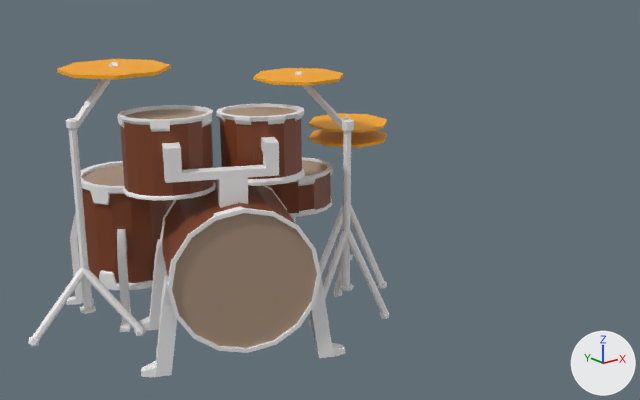
The FBX model Assets/03Prefabs_instruments/Bateria.fbx as it was, and as the next commit left it.
Rendered twice from a 50 mm camera at (-28.1, -24.8, 13.3) aimed at (-7.6, 0.8, 3.0). The lights are fixed; the arrows at lower right show +X, +Y and +Z. Where no turn or scale is listed for an object, it has been applied to the vertices.
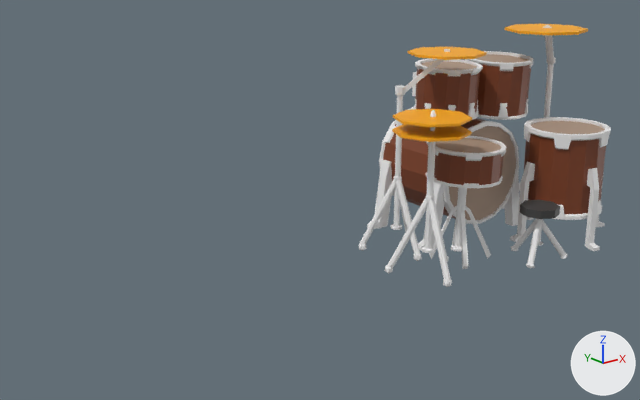
Where the change shows, as pixel boxes [x1, y1, x2, y2] in the pictures (640 x 400 px):
'Cylinder.041', moved, turned
    before: [160, 179, 321, 353]
    after: [379, 107, 520, 224]
'Cylinder.044', moved, turned
    before: [66, 161, 174, 332]
    after: [510, 117, 611, 251]
'Cylinder.043', moved, turned
    before: [117, 105, 216, 201]
    after: [465, 51, 534, 120]
'Cylinder.042', moved, turned
    before: [216, 103, 305, 186]
    after: [413, 59, 483, 120]
'Cylinder.045', moved, turned
    before: [266, 157, 333, 224]
    after: [425, 136, 507, 269]
'Cube.027', moved, turned
    before: [138, 239, 346, 377]
    after: [367, 159, 519, 250]
'Cylinder.053', moved, turned
    before: [295, 71, 389, 326]
    after: [359, 49, 450, 261]
'Cylinder.057', moved, turned
    before: [28, 62, 146, 347]
    after: [502, 25, 556, 209]
'Cube.028', moved, turned
    before: [162, 137, 279, 208]
    after: [412, 72, 417, 96]
'Cylinder.047', moved, turned
    before: [319, 115, 387, 289]
    after: [385, 110, 452, 287]
'Cylinder.062', moved, turned
    before: [57, 59, 171, 79]
    after: [505, 24, 588, 35]
'Cylinder.064', moved, turned
    before: [309, 113, 387, 133]
    after: [393, 109, 472, 127]
'Cylinder.063', moved, turned
    before: [253, 68, 343, 85]
    after: [408, 46, 486, 60]
'Cylinder.065', moved, turned
    before: [309, 130, 386, 147]
    after: [392, 124, 472, 142]
'Cylinder.060', moved (not visible before)
    after: [511, 219, 568, 268]
'Cylinder.061', moved (not visible before)
    after: [520, 200, 560, 246]
'Cube.026', added
    after: [414, 99, 478, 118]
'Cube.036', added
    after: [498, 99, 528, 117]

What changed in the scene script:
```text
Change ob_cylinder_044:
    ob_cylinder_044.location: (-14.57, 2.87, 3.01) -> (3.82, -2.1, 3.01)
    ob_cylinder_044.rotation_euler: (0.0, -3.142, -0.436) -> (3.142, 0.0, -0.0491)  # degrees (0, -180, -25) -> degrees (180, 0, -2.8)
Change ob_cylinder_063:
    ob_cylinder_063.location: (-9.95, -1.03, 8.31) -> (-1.92, -0.23, 8.31)
    ob_cylinder_063.rotation_euler: (-3.142, 0.0, -0.436) -> (0.0, 3.142, -0.0491)  # degrees (-180, 0, -25) -> degrees (0, 180, -2.8)
Change ob_cylinder_057:
    ob_cylinder_057.location: (-16.66, 0.67, 1.55) -> (4.93, 0.73, 1.55)
    ob_cylinder_057.rotation_euler: (0.013, 0.777, 2.22) -> (0.013, 0.777, -0.535)  # degrees (0.7, 45, 127) -> degrees (0.7, 45, -31)
Change ob_cylinder_047:
    ob_cylinder_047.location: (-6.92, -1.14, 1.55) -> (-4.78, -1.26, 1.55)
    ob_cylinder_047.rotation_euler: (0.0, 0.46, 2.013) -> (0.0, 0.46, -0.742)  # degrees (0, 26, 115) -> degrees (0, 26, -43)
Change ob_cube_028:
    ob_cube_028.location: (-13.9, -2.85, 5.04) -> (1.05, 2.95, 5.04)
    ob_cube_028.rotation_euler: (-1.571, 0.0, 2.706) -> (-1.571, 0.0, -0.0491)  # degrees (-90, 0, 155) -> degrees (-90, 0, -2.8)
Change ob_cylinder_061:
    ob_cylinder_061.location: (-10.96, 2.9, 1.26) -> (0.5, -3.49, 1.26)
Change ob_cylinder_042:
    ob_cylinder_042.location: (-12.05, -1.75, 6.48) -> (-0.26, 1.23, 6.48)
    ob_cylinder_042.rotation_euler: (0.044, 3.142, -0.436) -> (-3.098, 0.0, -0.0491)  # degrees (2.5, 180, -25) -> degrees (-178, 0, -2.8)
Change ob_cylinder_043:
    ob_cylinder_043.location: (-14.75, -0.44, 6.33) -> (2.74, 1.03, 6.33)
    ob_cylinder_043.rotation_euler: (0.0443, 3.142, -0.436) -> (-3.097, 0.0, -0.0491)  # degrees (2.5, 180, -25) -> degrees (-177, 0, -2.8)
Change ob_cylinder_064:
    ob_cylinder_064.location: (-7.25, -0.45, 6.25) -> (-4.21, -1.78, 6.25)
    ob_cylinder_064.rotation_euler: (-3.142, 0.0, -0.436) -> (0.0, 3.142, -0.0491)  # degrees (-180, 0, -25) -> degrees (0, 180, -2.8)
Change ob_cylinder_062:
    ob_cylinder_062.location: (-15.5, 1.38, 8.82) -> (4.12, -0.37, 8.82)
    ob_cylinder_062.rotation_euler: (-3.142, 0.0, -0.436) -> (0.0, 3.142, -0.0491)  # degrees (-180, 0, -25) -> degrees (0, 180, -2.8)
Change ob_cube_027:
    ob_cube_027.location: (-14.61, 0.48, 2.56) -> (2.96, 0.13, 2.56)
    ob_cube_027.rotation_euler: (1.571, -2.69, -0.436) -> (-1.571, -0.451, -0.0491)  # degrees (90, -154, -25) -> degrees (-90, -26, -2.8)
Change ob_cylinder_060:
    ob_cylinder_060.location: (-11.3, 2.19, 0.85) -> (0.54, -2.7, 0.85)
Change ob_cylinder_045:
    ob_cylinder_045.location: (-9.54, 0.11, 4.09) -> (-1.88, -1.44, 4.09)
    ob_cylinder_045.rotation_euler: (0.0186, 3.119, -0.435) -> (-3.123, 0.0221, -0.0487)  # degrees (1.1, 179, -25) -> degrees (-179, 1.3, -2.8)
Change ob_cylinder_053:
    ob_cylinder_053.location: (-9.16, -2.65, 2.63) -> (-3.27, 0.98, 2.63)
    ob_cylinder_053.rotation_euler: (0.0, 0.0, 0.0392) -> (0.0, 0.0, -2.716)  # degrees (0, 0, 2.2) -> degrees (0, 0, -156)
Change ob_cylinder_041:
    ob_cylinder_041.location: (-13.34, -2.01, 2.84) -> (0.84, 1.96, 2.84)
    ob_cylinder_041.rotation_euler: (-1.571, 0.0, 2.706) -> (-1.571, 0.0, -0.0491)  # degrees (-90, 0, 155) -> degrees (-90, 0, -2.8)
Change ob_cylinder_065:
    ob_cylinder_065.location: (-7.25, -0.45, 5.71) -> (-4.21, -1.78, 5.71)
    ob_cylinder_065.rotation_euler: (-3.142, 0.0, -0.436) -> (0.0, 3.142, -0.0491)  # degrees (-180, 0, -25) -> degrees (0, 180, -2.8)
Add ob_cube_026:
    ob_cube_026 = bpy.data.objects.new('Cube.026', me_cube_024)  # 192 vertices, 176 faces; spans x -0.64..2.13, y -0.38..2.4, z -0.17..0.43; in mat_pied_métal_gris_mate_001 (white #f0f0f0)
    ob_cube_026.location = (-1.0, 0.23, 5.6)
Add ob_cube_036:
    ob_cube_036 = bpy.data.objects.new('Cube.036', me_cube_036)  # 120 vertices, 110 faces; spans x -2.62..0.16, y -1.5..1.32, z -0.17..0.45; in mat_pied_métal_gris_mate_004 (white #f0f0f0)
    ob_cube_036.location = (4.05, 1.2, 5.35)
```
